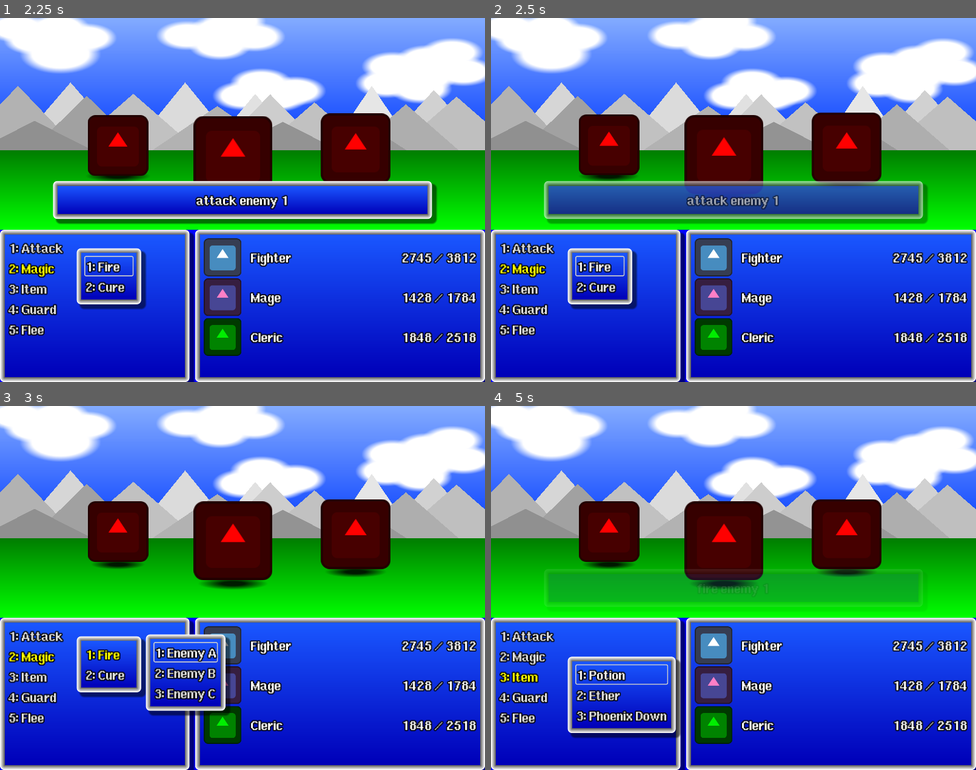
Above: before the commit, frames 1-4 (two rows, left to right).
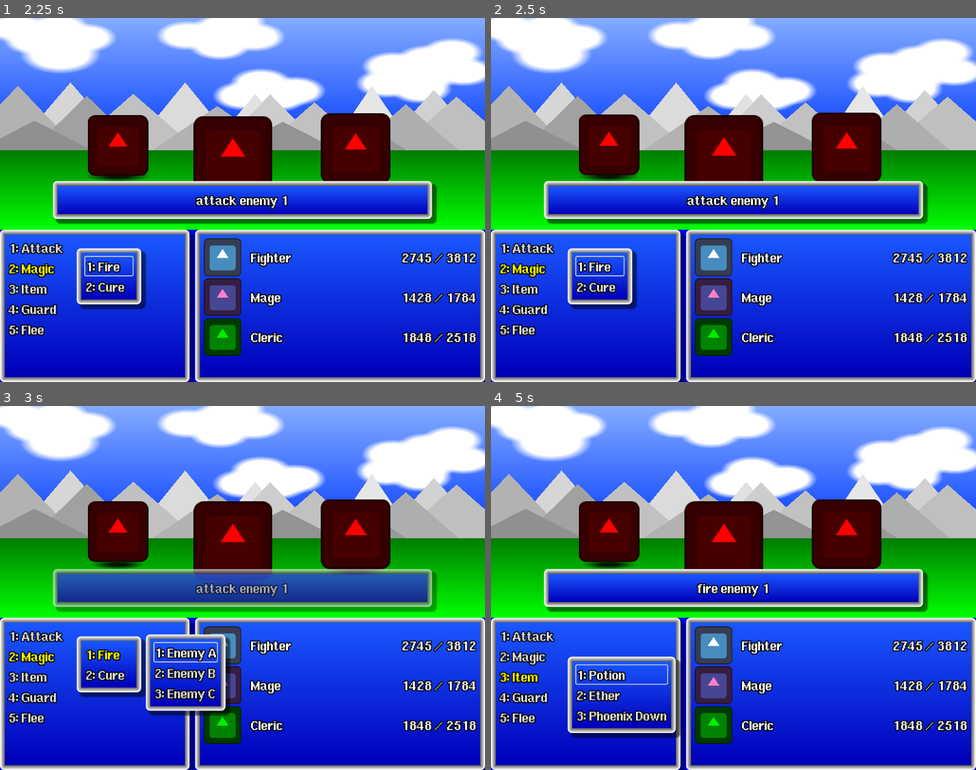
Above: after the commit, the same moments.

Repository: Toxe/godot-modal-dialogs
Game: Godot game, scene res://main.tscn
Same seed, same stepped clock (60 frames per second), same inputs: the game is played once before the commit and once after it. The engine's default icon, where the game draws it, is replaced by a stand-in: a white triangle on a blue panel in a dark square.
Inputs:
- Up to frame 1 (2.25 s): click "1: Attack" at 0.5 s; click "1: Enemy A" at 1.25 s; click "2: Magic" at 2 s
- Up to frame 2 (2.5 s): no input
- Up to frame 3 (3 s): click "1: Fire" at 2.75 s
- Up to frame 4 (5 s): click "1: Enemy A" at 3.5 s; click "3: Item" at 4.25 s

Frame 1 is identical in both runs. In frame 2, 9.2% of the frame differs, in the area x 10-90%, y 44-57%; in frame 3, 9.5%, in the area x 10-91%, y 44-57%; in frame 4, 9.5%.

Commit message:
Increase notification delay

Diff:
--- a/T05_ModalDialogs/main.gd
+++ b/T05_ModalDialogs/main.gd
@@ -64,5 +64,5 @@
 
 func flee() -> void:
     show_notification("Your party escapes!")
-    await get_tree().create_timer(1.0).timeout
+    await get_tree().create_timer(1.5).timeout
     get_tree().quit()
--- a/T05_ModalDialogs/notification.gd
+++ b/T05_ModalDialogs/notification.gd
@@ -2,7 +2,7 @@
 
 
 func _ready() -> void:
-    await get_tree().create_timer(1.0).timeout
+    await get_tree().create_timer(1.5).timeout
 
     var tween := create_tween()
     tween.tween_property($PanelContainer, "modulate", Color.TRANSPARENT, 0.5)
